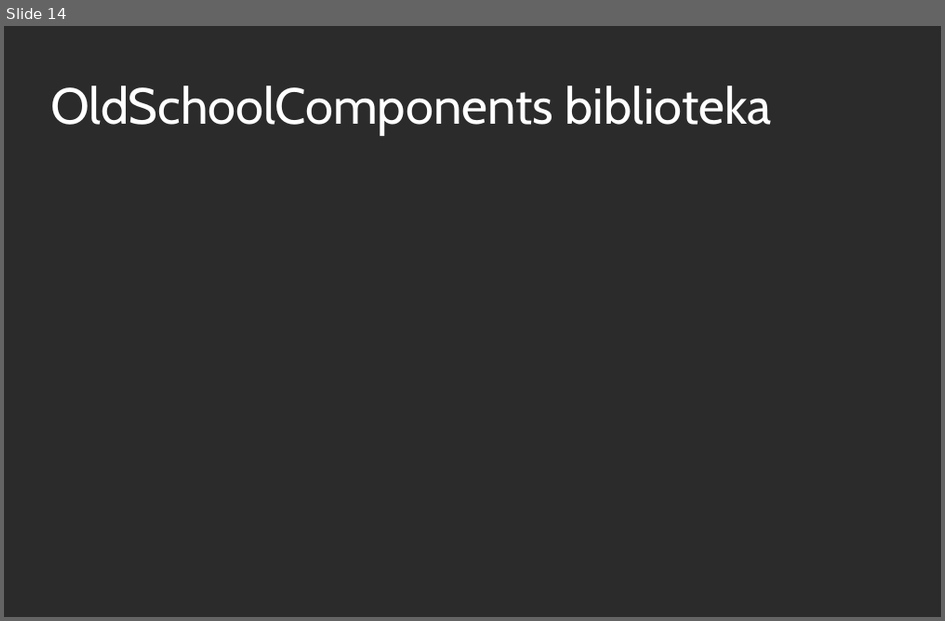
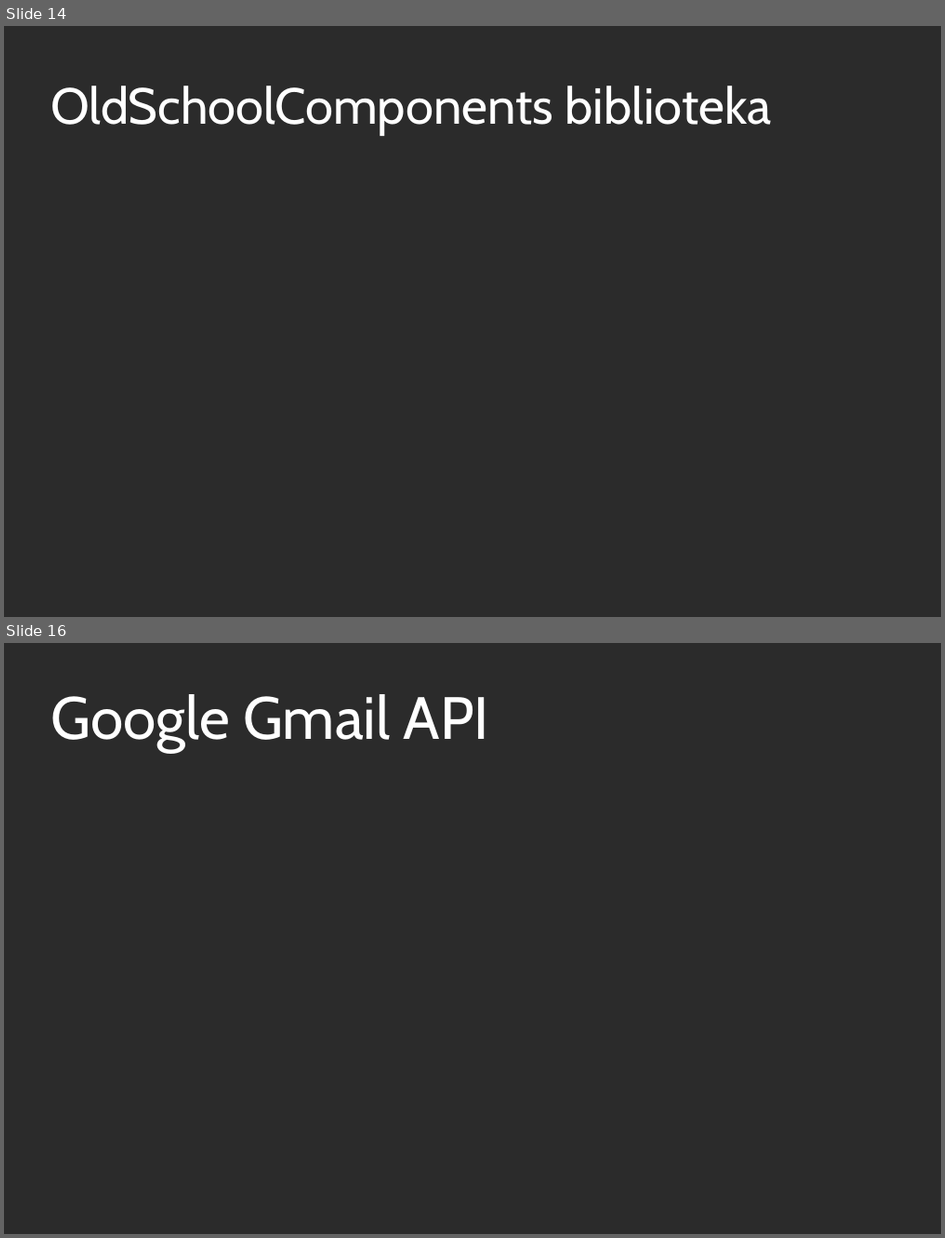
Before and after one commit to iv17/MScThesis, a slide deck: IvanaSavinPresentation.odp. Shown one above the other, each under a label of ours: slide 14 before the commit, slides 14 and 16 after it; the slides between them are not shown. The pictures are 945x621 and 945x1238 pixels, drawn with LibreOffice and Linux fonts; fonts in the diff are those of the drawing; background and template pictures are left out; a plain dark background stands for a picture behind light text. Boxes give left, top, right and bottom in pixels: in the first picture for what was removed or moved away, otherwise in the second. Text is boxed around its words. In the diff, an @@ line names an element or a change of style, - is before the commit and + after.

```diff
--- a/IvanaSavinPresentation.odp
+++ b/IvanaSavinPresentation.odp
@@ slide 16 added at [4, 643, 941, 1234], background picture (left out) @@
@@ title added at [50, 694, 489, 753], 60 pt, text #FFFFFF @@
+Google Gmail API
```
Also in this commit, not shown: 1 slide changed, 2 other files.
